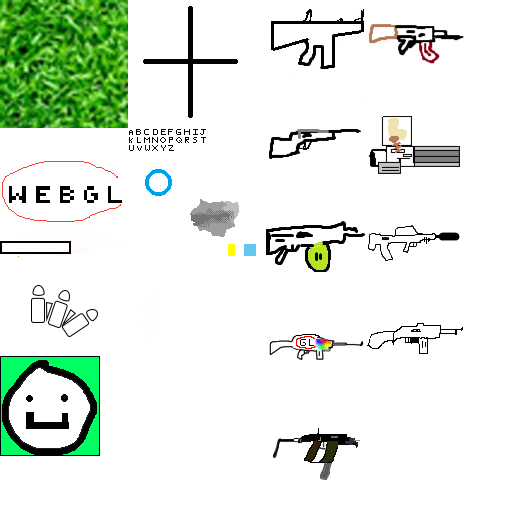
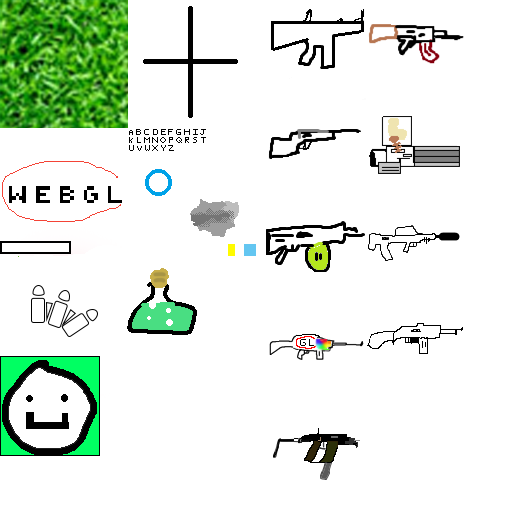
Layered file, before and after one edit (512×512). Changes by layer:
added layer "juice" above "Rectangle 4" over bbox(127, 268, 197, 335)
